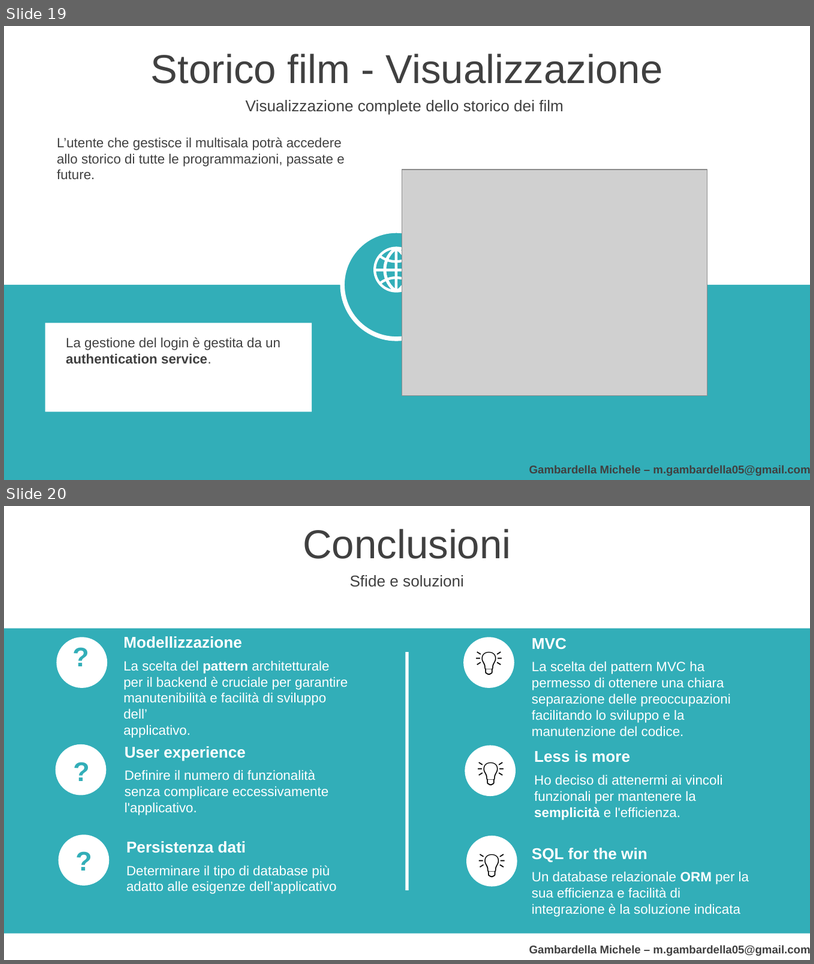
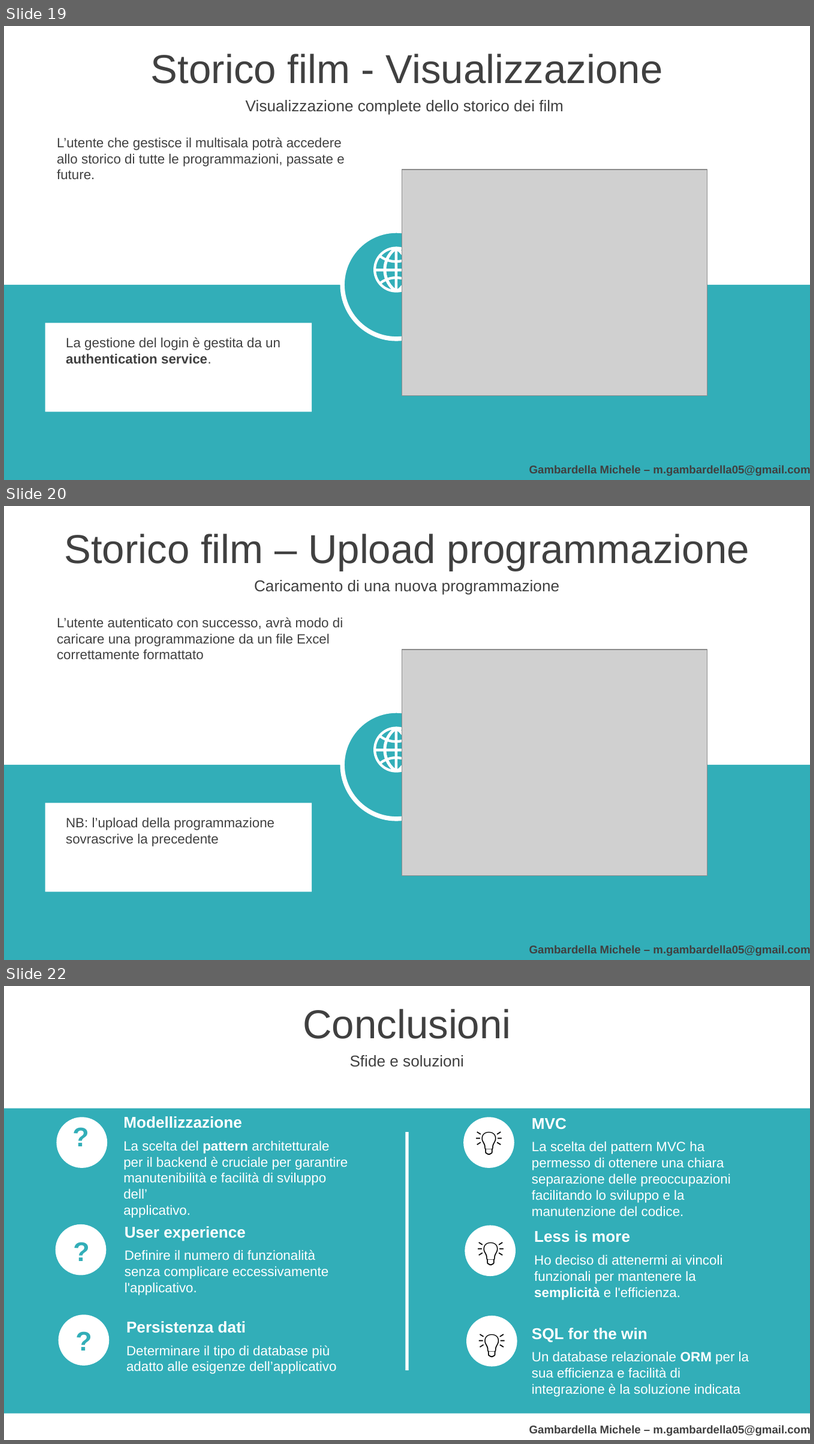
Before and after one commit to GambaX/AppCinema, a slide deck: AppCinema_MicheleGambardella.pptx. Shown one above the other, each under a label of ours: slides 19 and 20 before the commit, slides 19, 20 and 22 after it; the slides between them are not shown. The pictures are 814x964 and 814x1444 pixels, drawn with LibreOffice and Linux fonts; fonts in the diff are those of the drawing; grey boxes stand for pictures; background and template pictures are left out. Boxes give left, top, right and bottom in pixels: in the first picture for what was removed or moved away, otherwise in the second. Text is boxed around its words. In the diff, an @@ line names an element or a change of style, - is before the commit and + after.

Commit message:
Updated presentation

```diff
--- a/AppCinema_MicheleGambardella.pptx
+++ b/AppCinema_MicheleGambardella.pptx
@@ slide 20 added at [4,506,810,960], background #FFFFFF; not listed: 2 template elements that a slide beside it also shows @@
@@ text added at [65,534,750,571], 36 pt, text #404040 @@
+Storico film – Upload programmazione
@@ text added at [254,580,560,595], 14 pt, text #404040 @@
+Caricamento di una nuova programmazione
@@ text added at [57,617,343,659], 12 pt, text #404040 @@
+L’utente autenticato con successo, avrà modo di caricare una programmazione da un file Excel correttamente formattato
@@ picture added at [402,649,708,876] @@
@@ ellipse added at [342,711,451,819], fill #32AEB8, outline #FFFFFF 4 pt @@
@@ freeform shape added at [374,726,419,772], fill #FFFFFF @@
@@ text added at [66,817,275,846], 12 pt, text #404040 @@
+NB: l’upload della programmazione sovrascrive la precedente
@@ text added at [530,945,810,955], 10 pt, text #404040, bold @@
+Gambardella Michele – m.gambardella05@gmail.com
@@ what was slide 20 is now slide 22 @@
```
Also in this commit, not shown: 1 other slide added.
